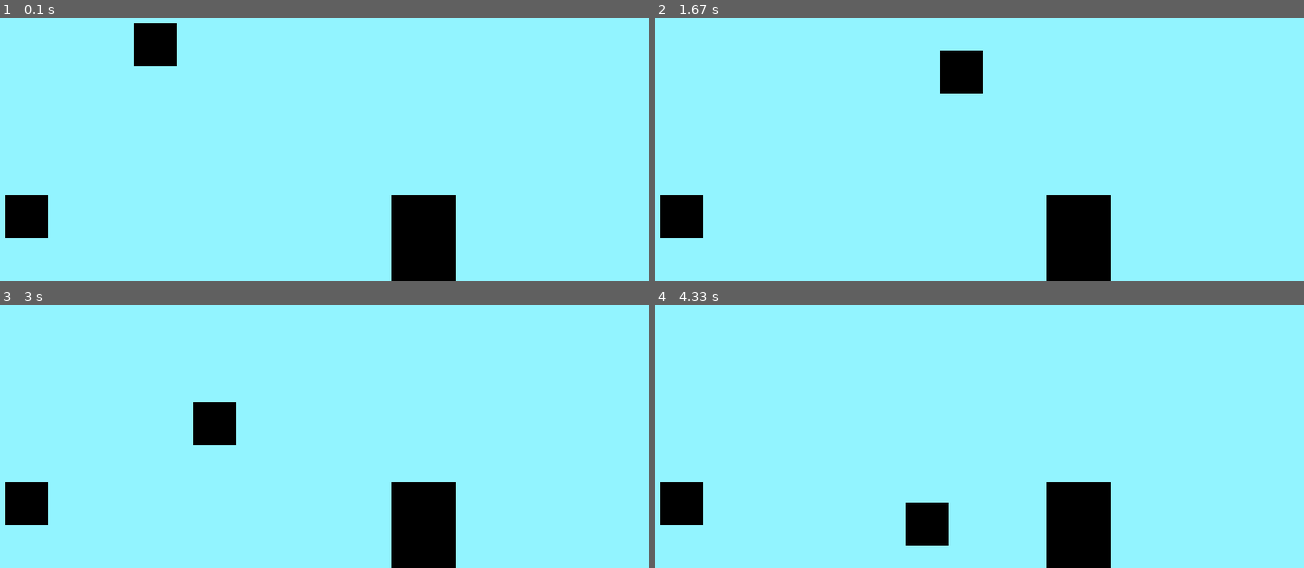
Above: before the commit, frames 1-4 (two rows, left to right).
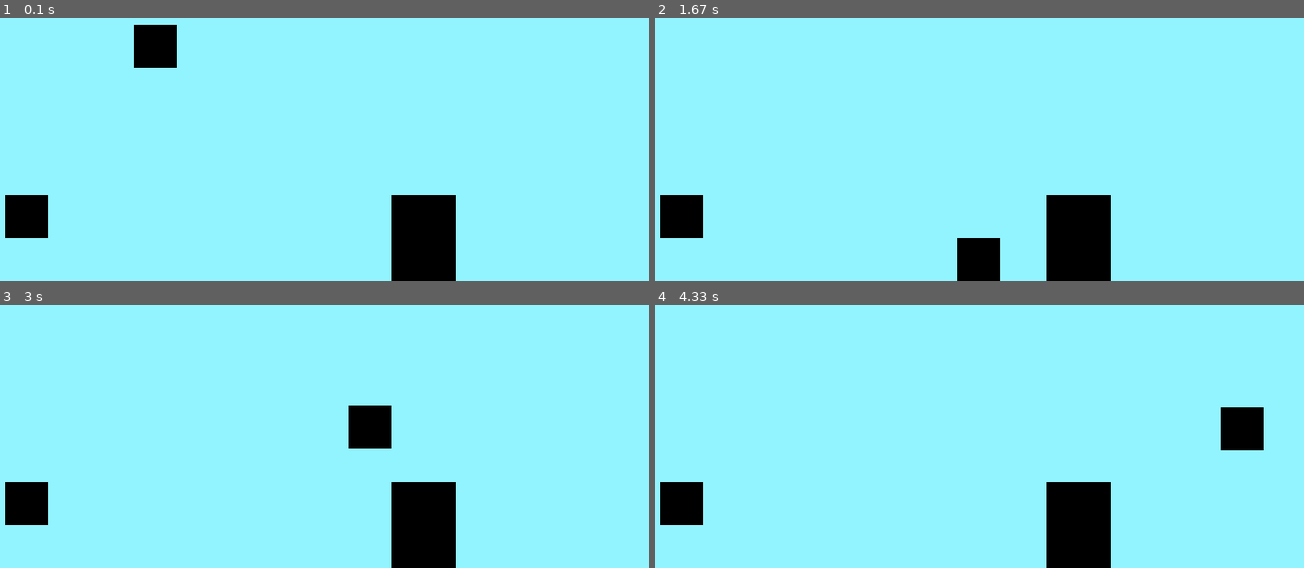
Above: after the commit, the same moments.

Repository: Jobjob321/Pygame-Platformer
Game: pygame game, started from main.py
Two runs of this game, one before a commit and one after it. Both use one fixed random seed, a clock stepped at 60 frames per second and the inputs below.
Inputs:
- Up to frame 1 (0.1 s): no input
- Up to frame 2 (1.67 s): tap A at 0.33 s; hold Right 0.67-1.13 s; hold Right 1.17-1.63 s
- Up to frame 3 (3 s): hold Left 1.67-2.2 s; tap Space at 2.67 s
- Up to frame 4 (4.33 s): hold Right 3-3.63 s; hold Left 3.67-4.13 s; hold Right from 4.17 s (still down)

The runs differ from the first frame. In frame 1, less than 0.1% of the frame differs, in the area x 20-28%, y 1-19%; in frame 2, 2.2%, in the area x 43-54%, y 12-100%; in frame 3, 2.2%; in frame 4, 2.2%.

Commit message:
Got Deltatime to work

Diff:
--- a/Player.py
+++ b/Player.py
@@ -4,8 +4,8 @@
 
 class Player:
     position = pygame.Vector2(200,500)
-    y_momentum = 0
-    gravity = 0.4
+    y_momentum = 0.0
+    gravity = 500.0
     def Draw(screen, x, y):
         player_rect = pygame.Rect(x, y,50,50)
         pygame.draw.rect(screen, (0,0,0), player_rect)
--- a/main.py
+++ b/main.py
@@ -3,6 +3,7 @@
 from object import Object
 from utils import checkCollisions
 from pygame.locals import *
+import time
 pygame.init()
 
 WINDOW_SIZE = [800, 800]
@@ -14,7 +15,8 @@
 moveright = False
 jump = False
 
-
+prev_time = time.time()
+dt = 0
 
 getTicksLastFrame = 0
 Running = True
@@ -25,9 +27,10 @@
 player = Player()
 objects = [Object(50,700,50,50), Object(500, 700, 75, 100)]
 while Running:
-    t = pygame.time.get_ticks()
-    dt = (t - getTicksLastFrame) / 1000.0
-    getTicksLastFrame = t
+    clock.tick(300)
+    now = time.time()
+    dt = now - prev_time
+    prev_time = now
     screen.fill((146,244,255))
     for event in pygame.event.get():
         if event.type == QUIT:
@@ -49,19 +52,20 @@
 
 
     if moveleft == True:
-        player.position.x -= 200 * dt
+        player.position.x -= 200 * -dt
     if moveright == True:
         player.position.x += 200 * dt
 
-    if player.position.y + 50 > WINDOW_SIZE[1] and player.y_momentum > 0:
+    if player.position.y + 50 >= WINDOW_SIZE[1] and player.y_momentum > 0:
         player.y_momentum = 0
+        player.position.y = WINDOW_SIZE[1] - 50
         CanJump = True
         applyGravity = False
 
 
 
 
-    collision_tolerance = 2
+    collision_tolerance = 10
     for object in objects:
         if checkCollisions(object.x, object.y, object.width, object.height, player.position.x, player.position.y, 50, 50):
             player_bottom = player.position.y  + 50
@@ -84,16 +88,19 @@
 
         object.draw(screen)
 
+
+    if CanJump == True and jump == True:
+        player.y_momentum -= 500
+        CanJump = False
+
     if applyGravity == True:
         player.y_momentum += player.gravity * dt
         CanJump = False
 
-    if CanJump == True and jump == True:
-        player.y_momentum -= 250 * dt
-        CanJump = False
+    if player.y_momentum > 300:
+        player.y_momentum = 300
 
-
-    player.position.y += player.y_momentum
+    player.position.y += player.y_momentum * dt
     Player.Draw(screen, player.position.x, player.position.y)
     pygame.display.update()
     applyGravity = True
